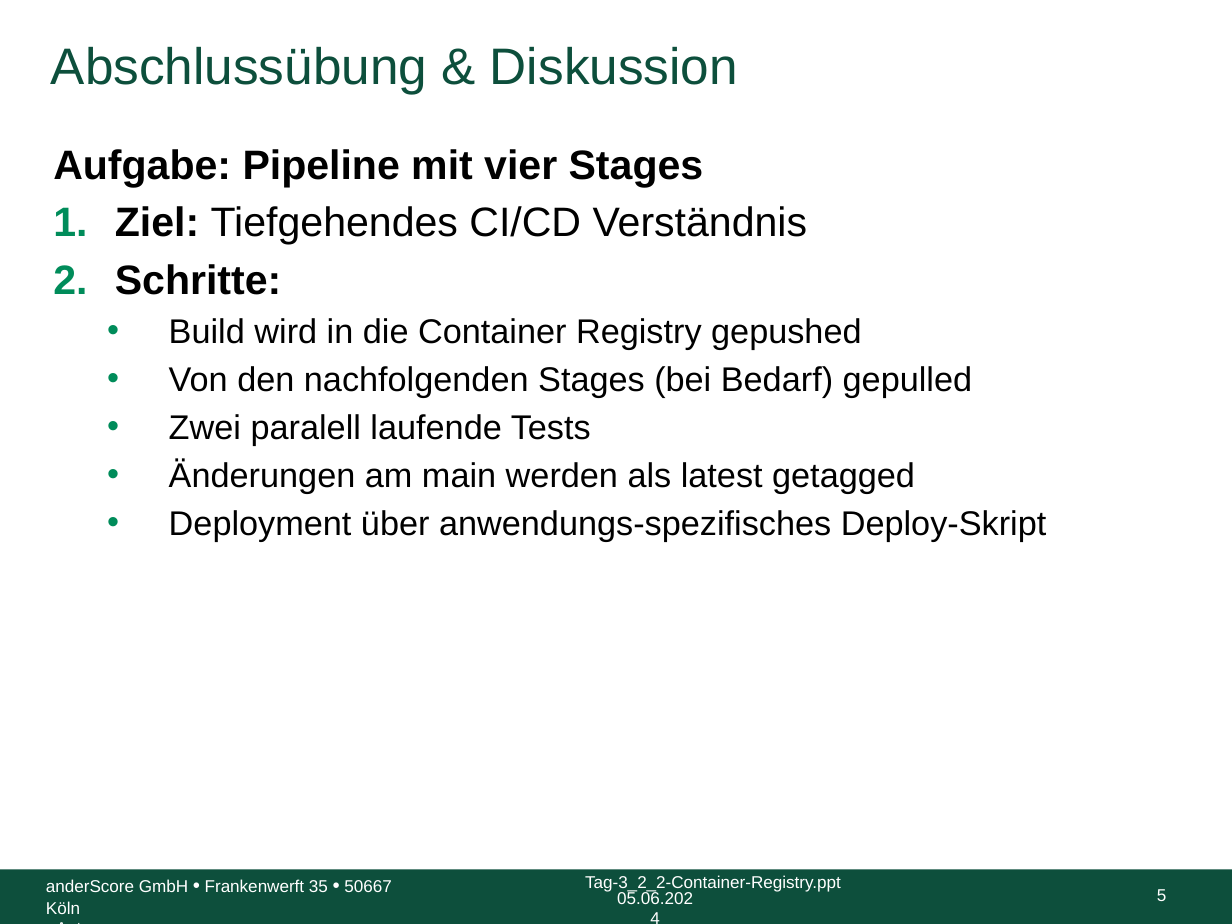
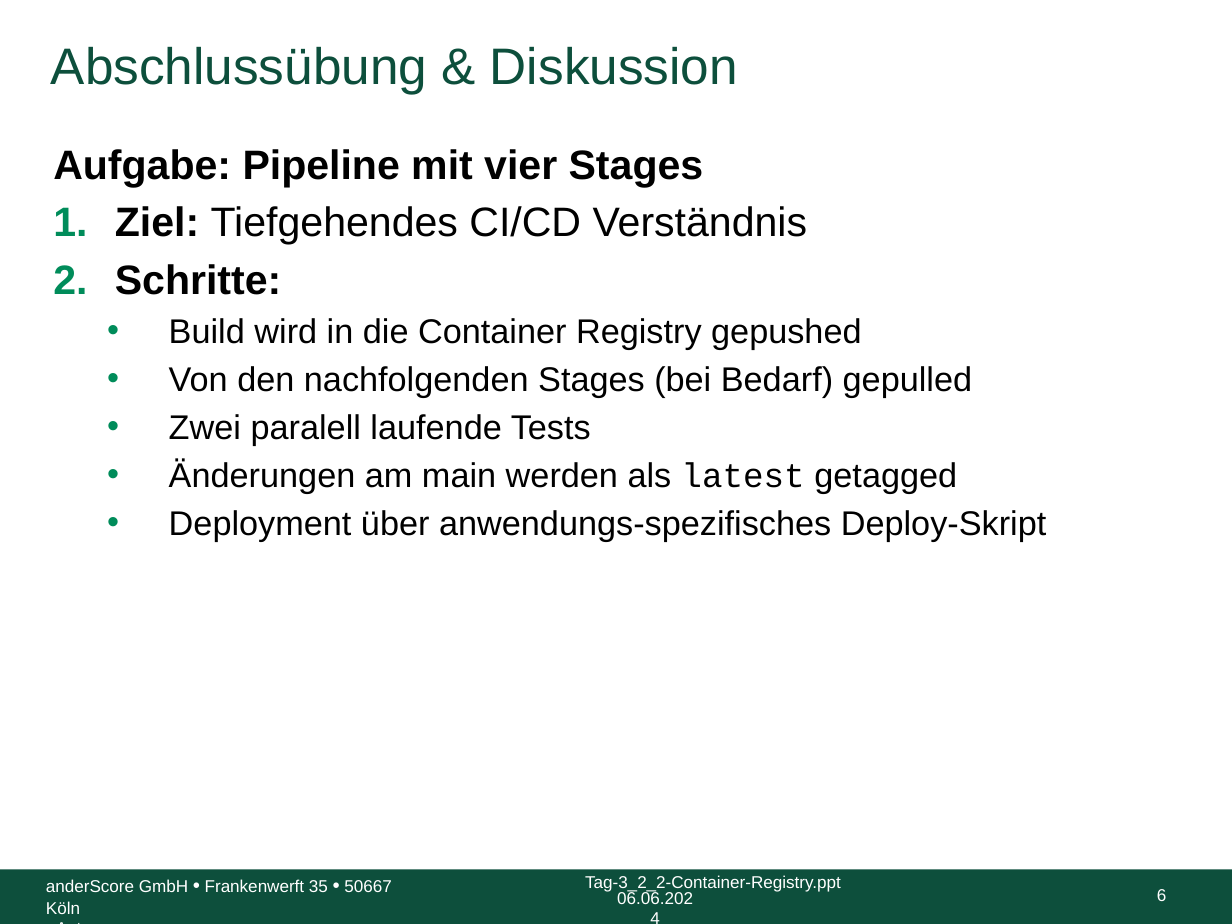
Before and after one commit to anderscore-gmbh/gitlab, a slide deck: slide 6 of slides/Tag-3_5-Abschluss.pptx (slide 5 before the commit). Drawn at 1232x924 pixels with LibreOffice and Linux fonts; fonts in the diff are those of the drawing; background and template pictures are left out. Boxes give left, top, right and bottom in pixels: in the first picture for what was removed or moved away, otherwise in the second. Text is boxed around its words. In the diff, an @@ line names an element or a change of style, - is before the commit and + after.

```diff
--- a/slides/Tag-3_5-Abschluss.pptx
+++ b/slides/Tag-3_5-Abschluss.pptx
@@ text at box(169, 459, 957, 493): font Arial to Courier New in "latest" @@
@@ text at box(617, 890, 693, 904): text changed @@
-05.06.2024
+06.06.2024
@@ page number at box(1157, 889, 1167, 901): text changed @@
-5
+6
```
Also in this commit, not shown: 9 other slides changed, 2 slides added.
